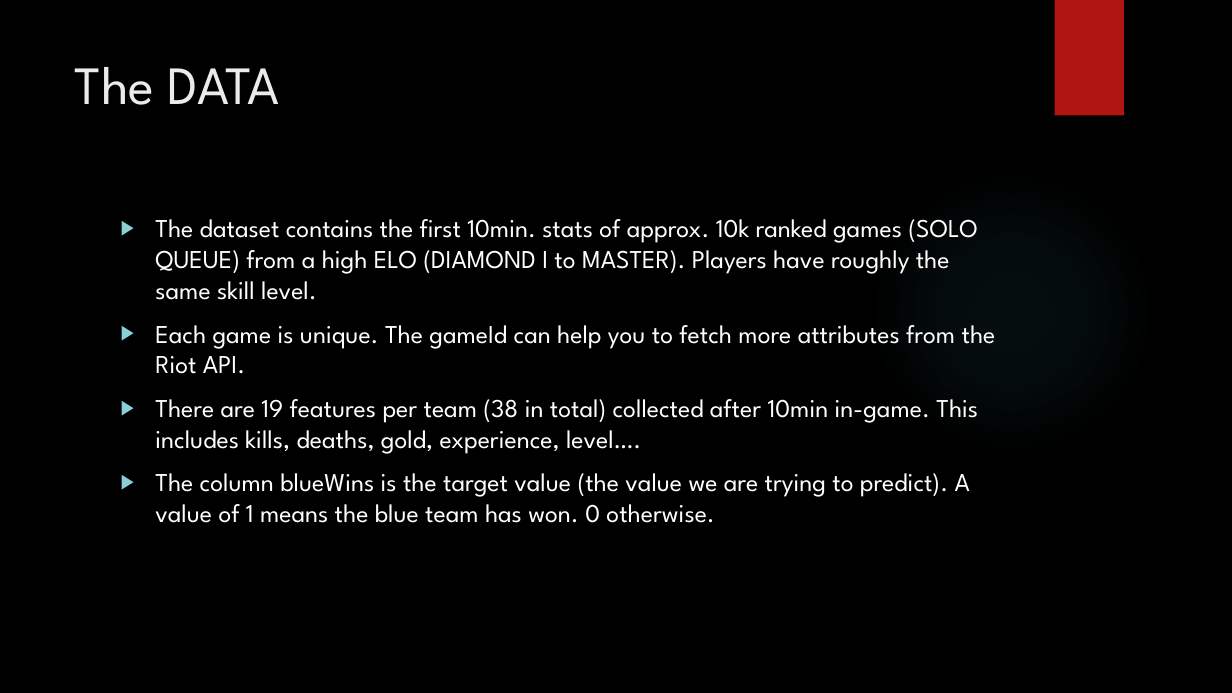
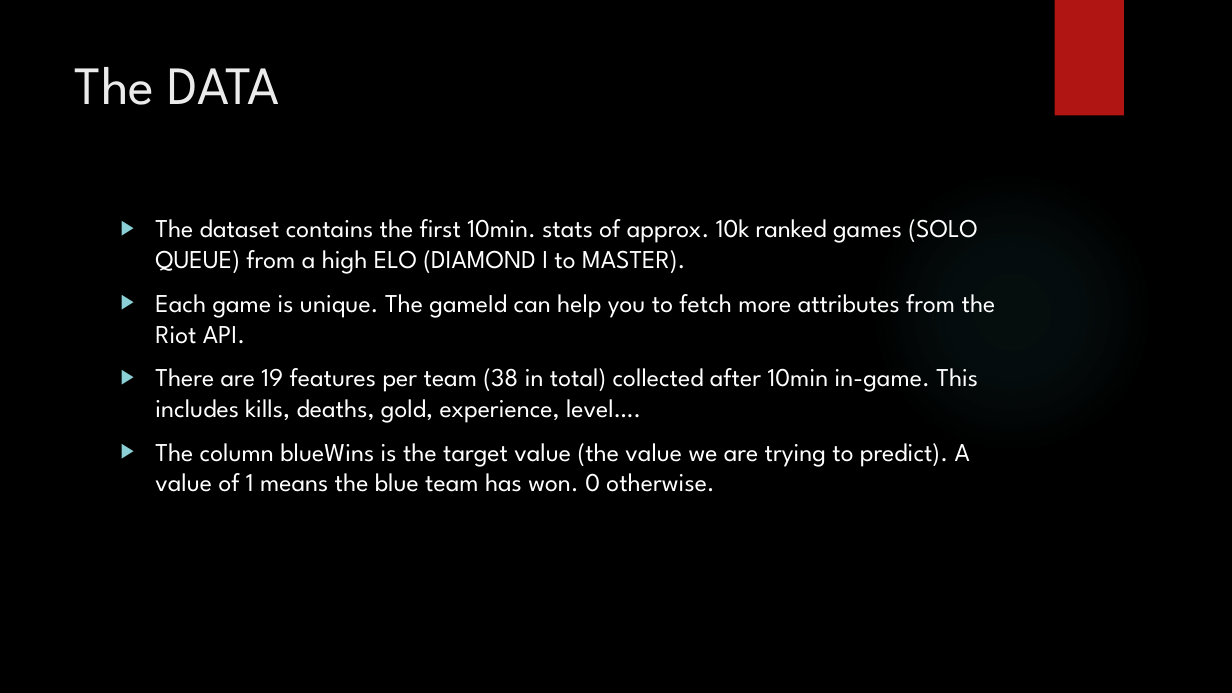
Before and after one commit to jjwu1019/final-project, a slide deck: slide 3 of Final Project PowerPoint/Machine Learning.pptx. Drawn at 1232x693 pixels with LibreOffice and Linux fonts; fonts in the diff are those of the drawing; background and template pictures are left out. Boxes give left, top, right and bottom in pixels: in the first picture for what was removed or moved away, otherwise in the second. Text is boxed around its words. In the diff, an @@ line names an element or a change of style, - is before the commit and + after.

Commit message:
5/7/2020

```diff
--- a/Final Project PowerPoint/Machine Learning.pptx
+++ b/Final Project PowerPoint/Machine Learning.pptx
@@ text at (x1=155, y1=219, x2=978, y2=274): text changed @@
-▶ The dataset contains the first 10min. stats of approx. 10k ranked games (SOLO QUEUE) from a high ELO (DIAMOND I to MASTER). Players have roughly the same skill level.
+▶ The dataset contains the first 10min. stats of approx. 10k ranked games (SOLO QUEUE) from a high ELO (DIAMOND I to MASTER).
```
